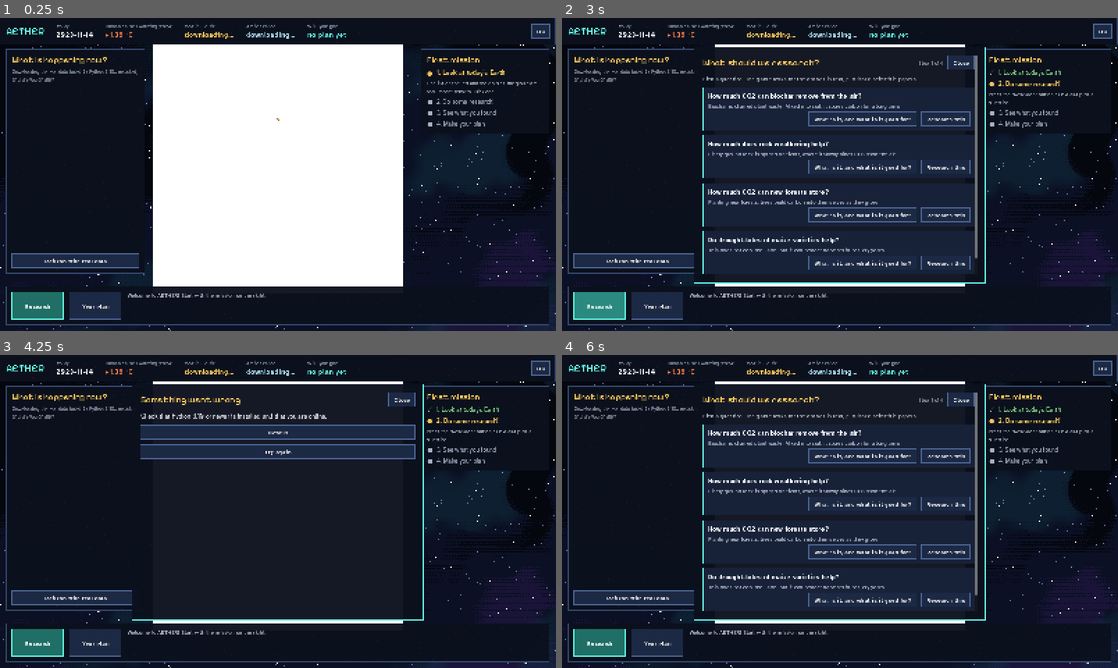
Above: before the commit, frames 1-4 (two rows, left to right).
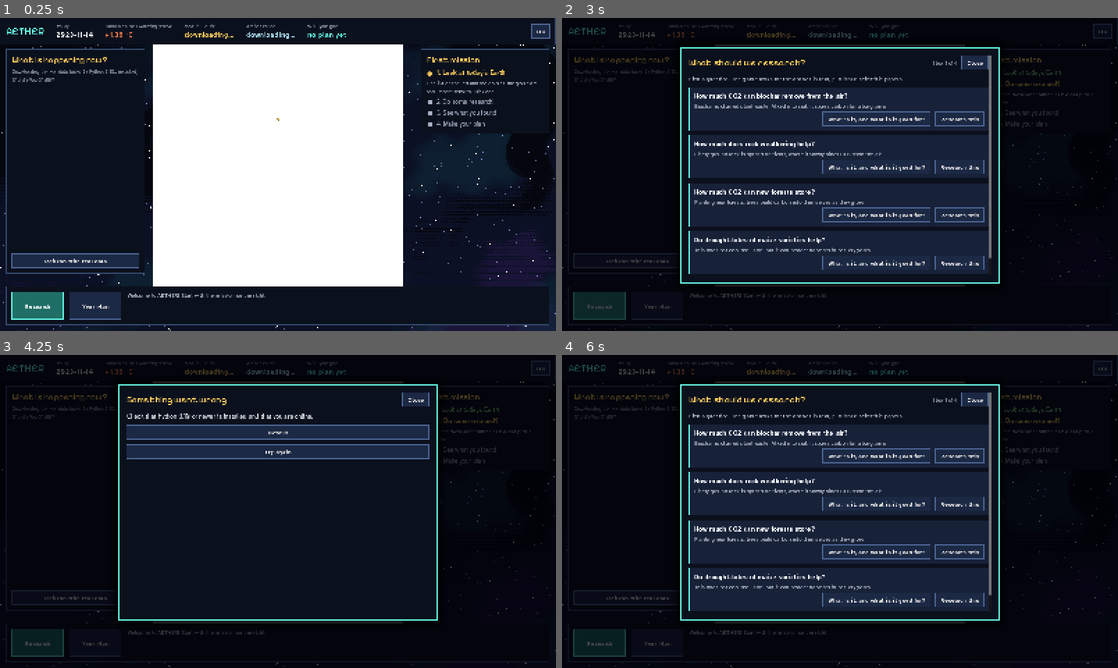
Above: after the commit, the same moments.

Repository: roadside/aether
Game: Godot game, scene res://scenes/main.tscn
Same seed, same stepped clock (60 frames per second), same inputs: the game is played once before the commit and once after it.
Inputs:
- Up to frame 1 (0.25 s): no input
- Up to frame 2 (3 s): click "HU" at 0.5 s; click "EN" at 1.25 s; click "Refresh with real data" at 2 s; click "Research" at 2.75 s
- Up to frame 3 (4.25 s): click "What is it, and what is it go…" at 3.5 s
- Up to frame 4 (6 s): click "Try again" at 4.25 s; click "Research this" at 5 s; click "Try again" at 5.75 s

The runs differ from the first frame. In frame 2, 21% of the frame differs, in the area x 0-100%, y 0-100%; in frame 3, 16%; in frame 4, 21%.

Commit message:
Ablakok kiemelése (sötétített háttér, árnyék, átlátszatlan panel); Wikipédia-cím ellenőrzése (bioszén ≠ biogáz)
Co-Authored-By: Claude Opus 5.5 <noreply@anthropic.com>
Claude-Session: https://claude.ai/code/session_01T6sPwaPiVjASr8DLyjC9bo

Diff:
--- a/AETHER_godot/scripts/event_panel.gd
+++ b/AETHER_godot/scripts/event_panel.gd
@@ -51,7 +51,9 @@
 	var sb := StyleBoxFlat.new()
 	sb.bg_color = UI.PANEL_BG
 	sb.border_color = UI.CYAN
-	sb.set_border_width_all(2)
+	sb.set_border_width_all(3)
+	sb.shadow_color = Color(0, 0, 0, 0.7)
+	sb.shadow_size = 28
 	sb.set_content_margin_all(24)
 	add_theme_stylebox_override("panel", sb)
 	var scroll := ScrollContainer.new()
--- a/AETHER_godot/scripts/main.gd
+++ b/AETHER_godot/scripts/main.gd
@@ -36,6 +36,7 @@
 var _year_slider: HSlider
 var _year_label: Label
 var _overlay: Control
+var _dim: ColorRect
 var _plan                     # plan_panel.gd példány (megmarad a jóváhagyott karokkal)
 
 
@@ -412,13 +413,29 @@
 		if _overlay != _plan:
 			_overlay.queue_free()
 		_overlay = null
-
-
+	if _dim != null:
+		_dim.queue_free()
+		_dim = null
+
+
+## A megnyitott ablak mögött elsötétített háttér: így az ablak jól kiemelkedik.
+## A sötét részre kattintva az ablak bezárul.
 func _place_overlay(c: Control) -> void:
 	_close_overlay()
-	c.position = Vector2(380, 84)
-	c.custom_minimum_size = Vector2(840, 680)
-	c.size = Vector2(840, 680)
+	_dim = ColorRect.new()
+	_dim.color = Color(0.0, 0.0, 0.02, 0.72)
+	_dim.set_anchors_preset(Control.PRESET_FULL_RECT)
+	_dim.mouse_filter = Control.MOUSE_FILTER_STOP
+	_dim.z_index = 10
+	var dim_fn := func(ev: InputEvent) -> void:
+		if ev is InputEventMouseButton and ev.pressed and ev.button_index == MOUSE_BUTTON_LEFT:
+			_close_overlay()
+	_dim.gui_input.connect(dim_fn)
+	add_child(_dim)
+	c.position = Vector2(340, 84)
+	c.custom_minimum_size = Vector2(920, 680)
+	c.size = Vector2(920, 680)
+	c.z_index = 11
 	_overlay = c
 	add_child(c)
 
--- a/AETHER_godot/scripts/plan_panel.gd
+++ b/AETHER_godot/scripts/plan_panel.gd
@@ -30,7 +30,9 @@
 	var sb := StyleBoxFlat.new()
 	sb.bg_color = UI.PANEL_BG
 	sb.border_color = UI.GOLD
-	sb.set_border_width_all(2)
+	sb.set_border_width_all(3)
+	sb.shadow_color = Color(0, 0, 0, 0.7)
+	sb.shadow_size = 28
 	sb.set_content_margin_all(24)
 	add_theme_stylebox_override("panel", sb)
 	var scroll := ScrollContainer.new()
--- a/AETHER_godot/scripts/research_flow.gd
+++ b/AETHER_godot/scripts/research_flow.gd
@@ -66,7 +66,9 @@
 	var sb := StyleBoxFlat.new()
 	sb.bg_color = UI.PANEL_BG
 	sb.border_color = UI.CYAN
-	sb.set_border_width_all(2)
+	sb.set_border_width_all(3)
+	sb.shadow_color = Color(0, 0, 0, 0.7)
+	sb.shadow_size = 28
 	sb.set_content_margin_all(24)
 	add_theme_stylebox_override("panel", sb)
 	var scroll := ScrollContainer.new()
--- a/AETHER_godot/scripts/ui.gd
+++ b/AETHER_godot/scripts/ui.gd
@@ -9,7 +9,7 @@
 const TEXT := Color("#f2f4f8")
 const SOFT := Color("#c9d1de")
 const MUTE := Color("#a7b2c4")
-const PANEL_BG := Color(0.043, 0.063, 0.114, 0.96)
+const PANEL_BG := Color(0.043, 0.063, 0.114, 1.0)
 const CARD_BG := Color(0.09, 0.13, 0.22, 1.0)
 const EDGE := Color("#33476b")
 
